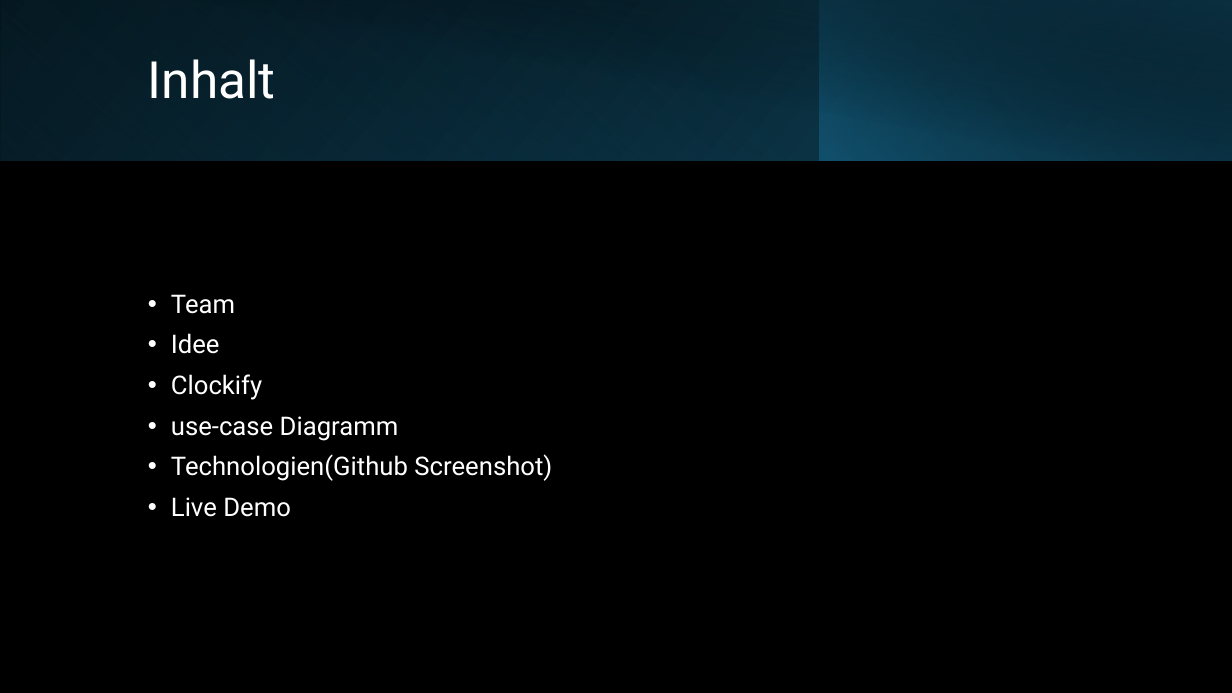
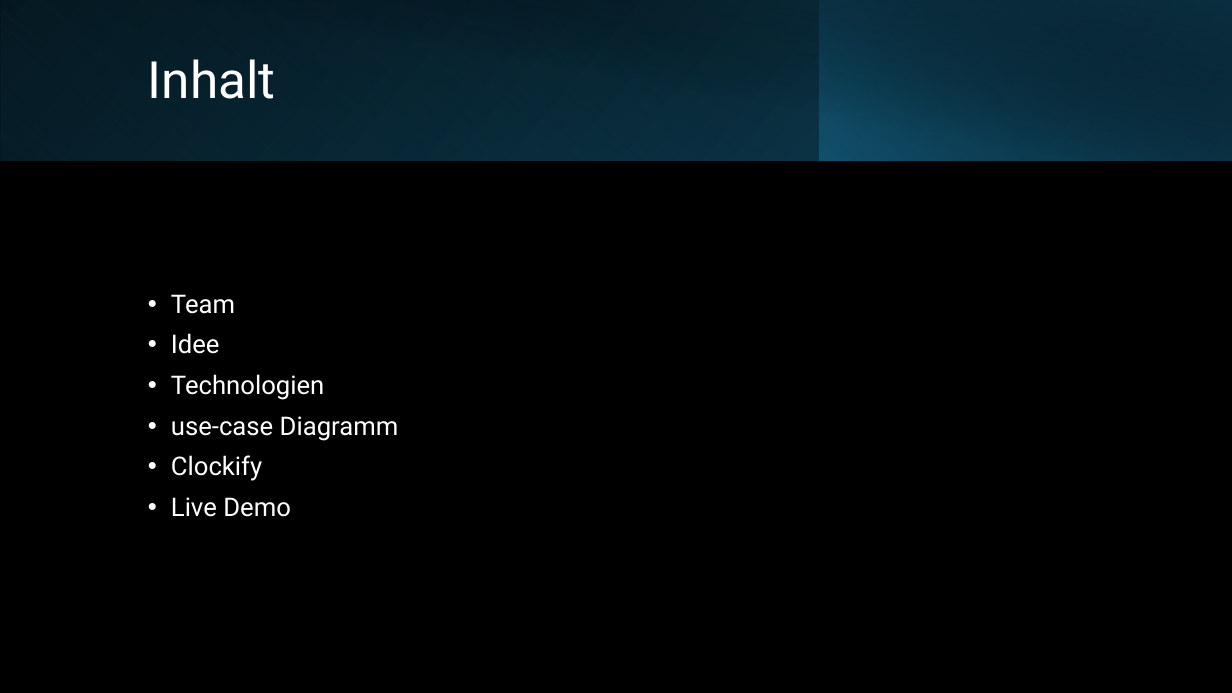
Before and after one commit to pfarrhoferphilip/Stadt-Land-Vollpfosten-Online, a slide deck: slide 2 of Dokumentation/Präsentation_abschluss.pptx. Drawn at 1232x693 pixels with LibreOffice and Linux fonts; fonts in the diff are those of the drawing. Boxes give left, top, right and bottom in pixels: in the first picture for what was removed or moved away, otherwise in the second. Text is boxed around its words. In the diff, an @@ line names an element or a change of style, - is before the commit and + after.

```diff
--- a/Dokumentation/Präsentation_abschluss.pptx
+++ b/Dokumentation/Präsentation_abschluss.pptx
@@ text at (171,374,399,441): paragraphs added @@
+• Technologien
+• use-case Diagramm
@@ text at (171,416,552,481): paragraphs removed @@
-• use-case Diagramm
-• Technologien(Github Screenshot)
```
Also in this commit, not shown: 4 other slides changed, 2 other files.
